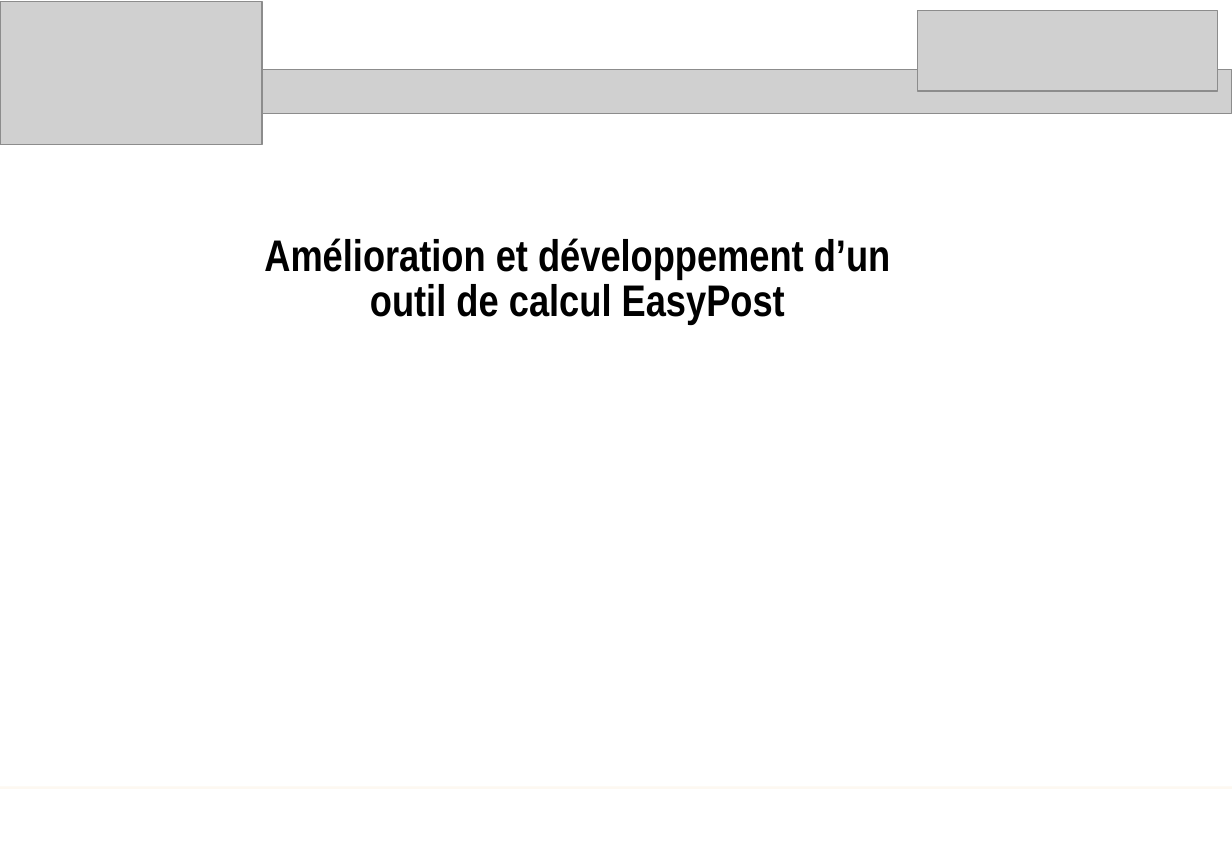
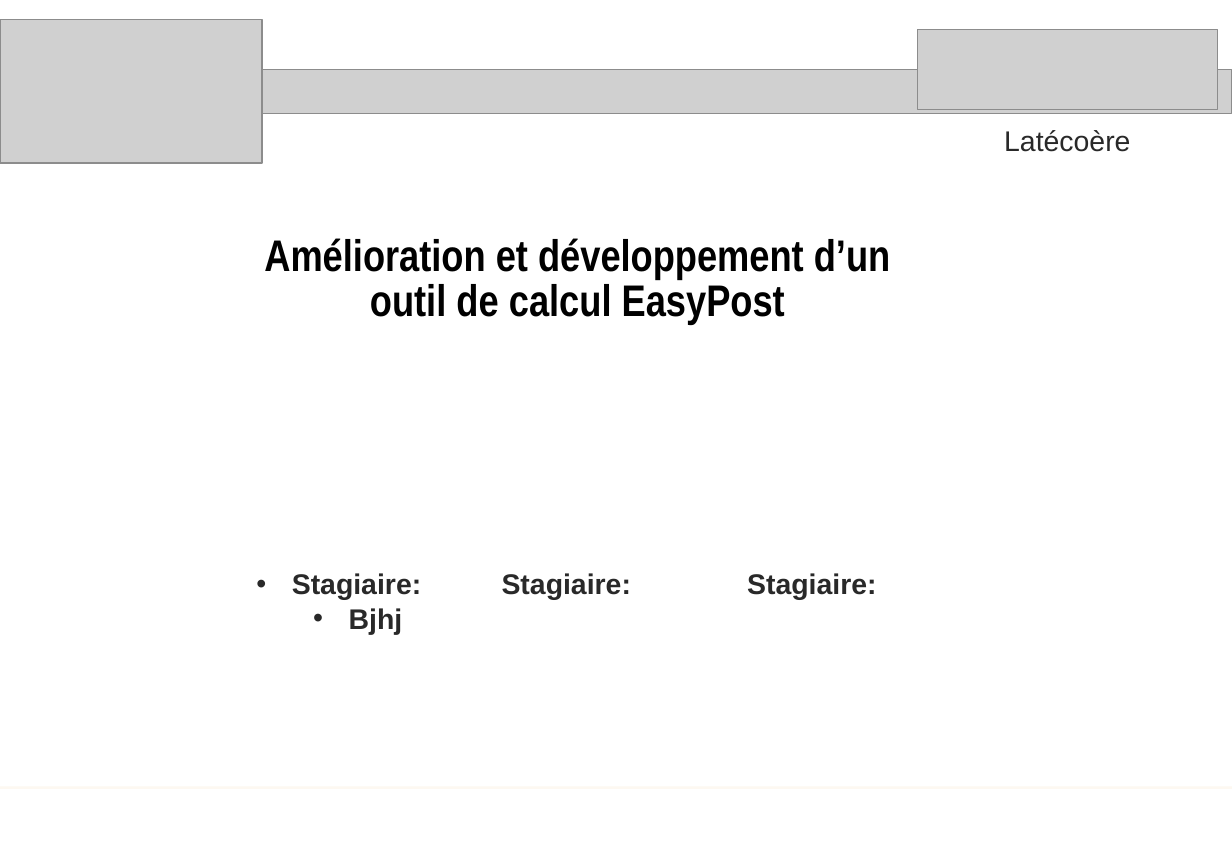
Before and after one commit to MontasserBH/Scons_Doc, a slide deck: slide 3 of 2007Cottencin.ppt. Drawn at 1232x853 pixels with LibreOffice and Linux fonts; fonts in the diff are those of the drawing; grey boxes stand for pictures. Boxes give left, top, right and bottom in pixels: in the first picture for what was removed or moved away, otherwise in the second. Text is boxed around its words. In the diff, an @@ line names an element or a change of style, - is before the commit and + after.

```diff
--- a/2007Cottencin.ppt
+++ b/2007Cottencin.ppt
@@ picture: place and size @@
-picture at [0, 1, 263, 144]
+picture at [0, 19, 263, 163]
@@ picture: place and size @@
-picture at [917, 10, 1217, 91]
+picture at [917, 30, 1217, 110]
@@ text added at [1004, 130, 1130, 152], 18 pt, text #292929 @@
+Latécoère
@@ text added at [292, 573, 421, 634], 18 pt, text #292929, bold @@
+• Stagiaire:
+  • Bjhj
@@ text added at [502, 573, 631, 600], 18 pt, text #292929, bold @@
+Stagiaire:
@@ text added at [747, 573, 876, 600], 18 pt, text #292929, bold @@
+Stagiaire:
```
Also in this commit, not shown: 1 other slide changed, 2 slides added, 2 slides removed, 4 other files.
